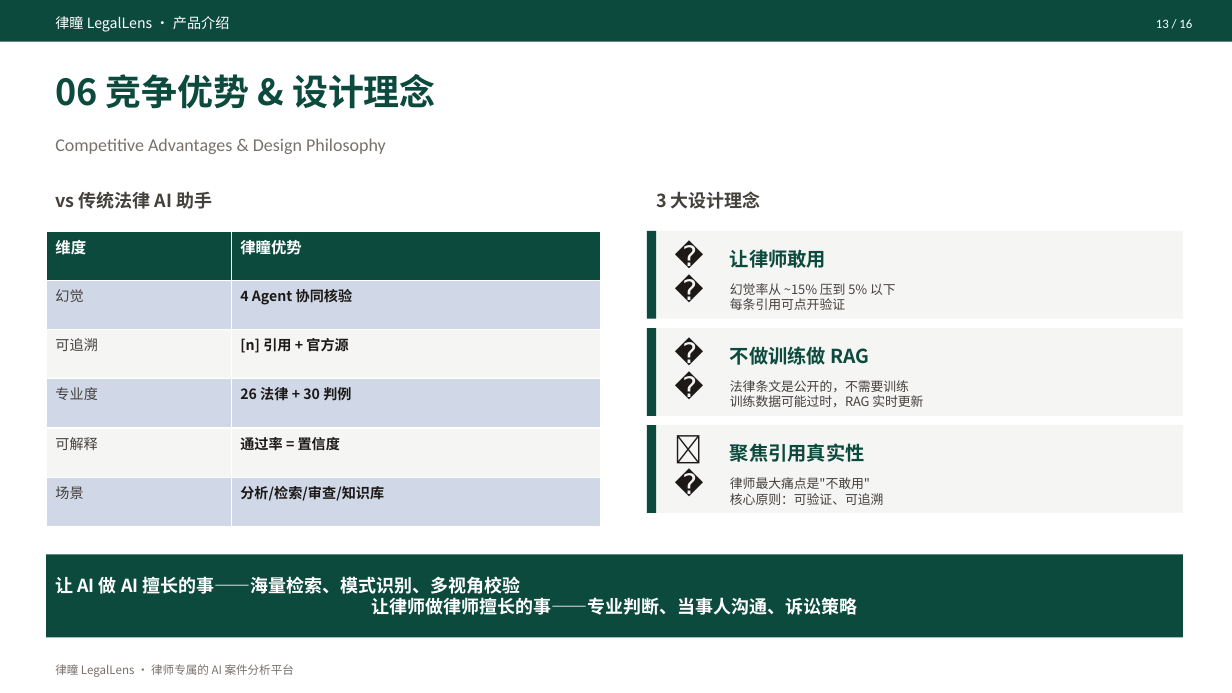
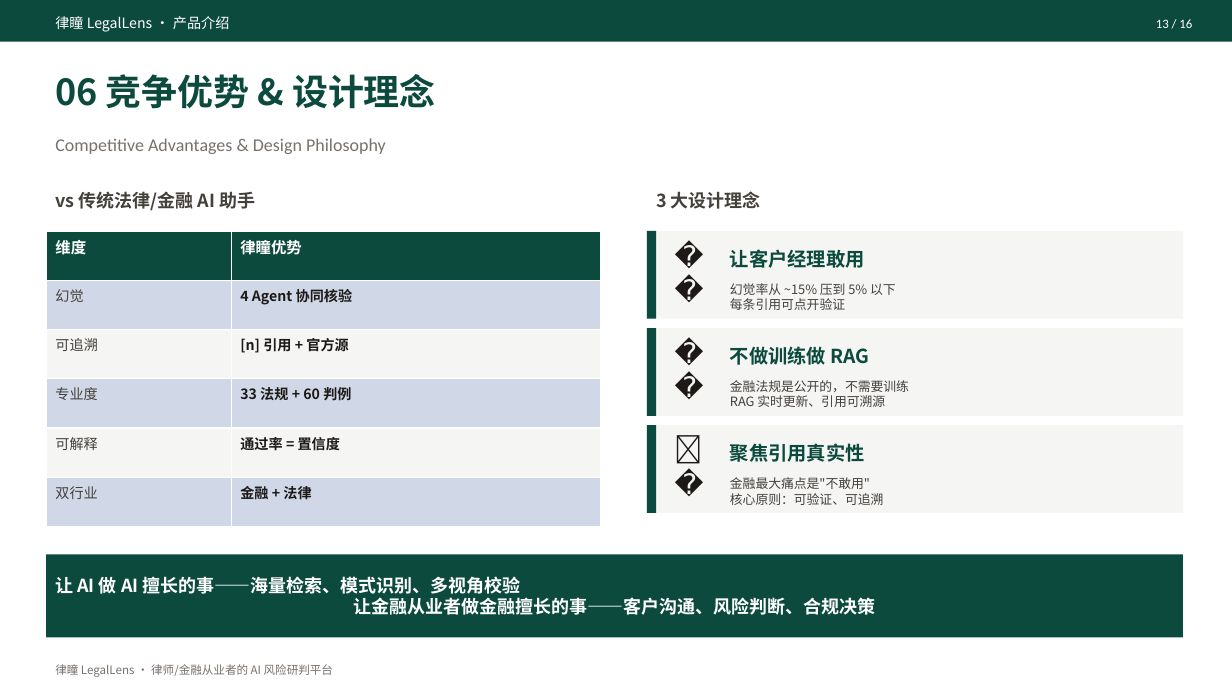
Before and after one commit to A-yiren/legal-lens, a slide deck: slide 13 of docs/律瞳-LegalLens-产品介绍.pptx. Drawn at 1232x693 pixels with LibreOffice and Linux fonts; fonts in the diff are those of the drawing. Boxes give left, top, right and bottom in pixels: in the first picture for what was removed or moved away, otherwise in the second. Text is boxed around its words. In the diff, an @@ line names an element or a change of style, - is before the commit and + after.

Commit message:
docs: 16 页 PPT 金融版 (GOAI AI+金融 赛道) + 简介改 485 汉字 + 改前端示例案情

```diff
--- a/docs/律瞳-LegalLens-产品介绍.pptx
+++ b/docs/律瞳-LegalLens-产品介绍.pptx
@@ text at [55, 191, 255, 211]: text changed @@
-vs 传统法律 AI 助手
+vs 传统法律/金融 AI 助手
@@ table at [46, 231, 601, 527] @@
-row 4, column 2: 26 法律 + 30 判例
+row 4, column 2: 33 法规 + 60 判例
-row 6, column 1: 场景
+row 6, column 1: 双行业
-row 6, column 2: 分析/检索/审查/知识库
+row 6, column 2: 金融 + 法律
@@ text at [730, 249, 865, 268]: text changed @@
-让律师敢用
+让客户经理敢用
@@ text at [730, 380, 909, 407]: text changed @@
-法律条文是公开的，不需要训练
-训练数据可能过时，RAG 实时更新
+金融法规是公开的，不需要训练
+RAG 实时更新、引用可溯源
@@ text at [730, 477, 883, 505]: text changed @@
-律师最大痛点是"不敢用"
-核心原则：可验证、可追溯
+金融最大痛点是"不敢用"
+核心原则：可验证、可追溯
@@ text at [55, 576, 875, 615]: text changed @@
-让 AI 做 AI 擅长的事——海量检索、模式识别、多视角校验
-让律师做律师擅长的事——专业判断、当事人沟通、诉讼策略
+让 AI 做 AI 擅长的事——海量检索、模式识别、多视角校验
+让金融从业者做金融擅长的事——客户沟通、风险判断、合规决策
@@ text at [55, 664, 333, 677]: text changed @@
-律瞳 LegalLens · 律师专属的 AI 案件分析平台
+律瞳 LegalLens · 律师/金融从业者的 AI 风险研判平台
```
Also in this commit, not shown: 15 other slides changed, 19 other files.
